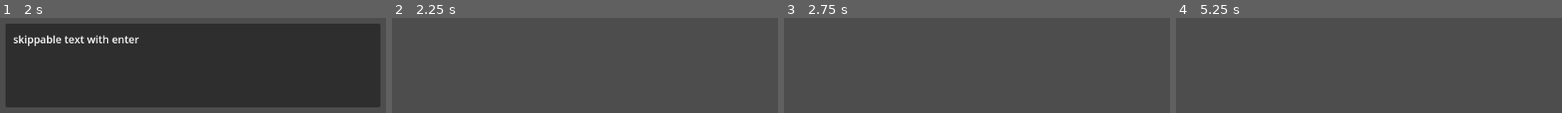
Above: before the commit, frames 1-4 (left to right).
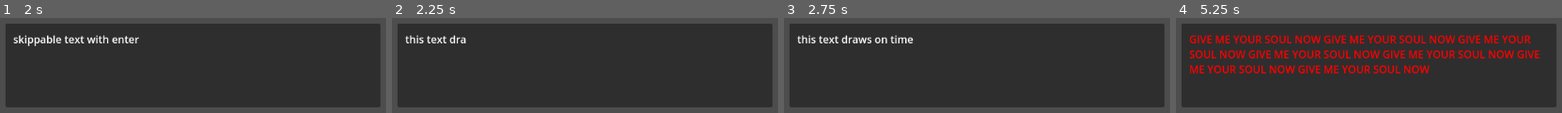
Above: after the commit, the same moments.

Repository: veradesrt/Sreamjam2025
Game: Godot game, scene res://scenes/dialogue/dialogue_test_scene.tscn
Same seed, same stepped clock (60 frames per second), same inputs: the game is played once before the commit and once after it. This scene is started directly instead of the project's main scene.
Inputs (mouse positions are in pixels of both pictures, inside the frame that each line leads up to):
- Up to frame 1 (2 s): tap Enter (enter) at 0.5, 0.6, 1.35 s; move the mouse to (outside the picture) at 0.52 s; hold D (right) 0.53-1.28 s; tap Space at 1.25 s; move the mouse to (outside the picture) at 1.27 s; hold S (backward) from 1.28 s (still down)
- Up to frame 2 (2.25 s): tap Enter (enter) at 2, 2.1 s; move the mouse to (outside the picture) at 2.02 s; release S (backward) at 2.03 s; hold D (right) from 2.03 s (still down)
- Up to frame 3 (2.75 s): keep holding D (right)
- Up to frame 4 (5.25 s): tap Space at 2.75, 5 s; move the mouse to (1330, 26) at 2.77 s; release D (right) at 2.78 s; hold W (forward) 2.78-3.53 s; tap Enter (enter) at 2.85, 3.6, 4.25, 4.35, 5.1 s; move the mouse to (outside the picture) at 3.52 s; hold A (left) 3.53-5.03 s; move the mouse to (outside the picture) at 4.27 s; move the mouse to (outside the picture) at 5.02 s; hold S (backward) from 5.03 s (still down)

Frame 1 is identical in both runs. In frame 2, 85% of the frame differs, in the area x 1-99%, y 5-95%; in frame 3, 85%; in frame 4, 86%.

Commit message:
finished typewrite

Diff:
--- a/resources/dialogue/example.tres
+++ b/resources/dialogue/example.tres
@@ -33,10 +33,46 @@
 [sub_resource type="Resource" id="Resource_fv06a"]
 script = ExtResource("1_kp2jl")
 content = "this text draws on time"
+typewrite_speed = 0.01
 can_skip_write = false
+metadata/_custom_type_script = "uid://jepaqxoulkry"
+
+[sub_resource type="Resource" id="Resource_fao54"]
+script = ExtResource("1_kp2jl")
+content = "oh look! you found a ... [color=gold]Legendary Sword![/color]"
+typewrite_speed = 0.03
+metadata/_custom_type_script = "uid://jepaqxoulkry"
+
+[sub_resource type="Resource" id="Resource_5x06i"]
+script = ExtResource("1_kp2jl")
+content = "That's great, now you can use that power to unleash the ene"
+enable_skip = false
+can_auto_skip = true
+skip_time = 0.05
+typewrite_speed = 0.02
+can_skip_write = false
+metadata/_custom_type_script = "uid://jepaqxoulkry"
+
+[sub_resource type="Resource" id="Resource_twes6"]
+script = ExtResource("1_kp2jl")
+content = "[color=red]GIVE ME YOUR SOUL NOW GIVE ME YOUR SOUL NOW GIVE ME YOUR SOUL NOW GIVE ME YOUR SOUL NOW GIVE ME YOUR SOUL NOW GIVE ME YOUR SOUL NOW GIVE ME YOUR SOUL NOW [/color]"
+typewrite_speed = 0.004
+metadata/_custom_type_script = "uid://jepaqxoulkry"
+
+[sub_resource type="Resource" id="Resource_vqaoa"]
+script = ExtResource("1_kp2jl")
+content = "..."
+typewrite_speed = 0.08
+metadata/_custom_type_script = "uid://jepaqxoulkry"
+
+[sub_resource type="Resource" id="Resource_im0dv"]
+script = ExtResource("1_kp2jl")
+content = "ok that was weird"
+can_auto_skip = true
+typewrite_speed = 0.01
 metadata/_custom_type_script = "uid://jepaqxoulkry"
 
 [resource]
 script = ExtResource("2_utn4e")
-dialogue = Array[ExtResource("1_kp2jl")]([SubResource("Resou …(95 unchanged characters)… e_mtxsd"), SubResource("Resource_fv06a")])
+dialogue = Array[ExtResource("1_kp2jl")]([SubResource("Resou …(95 unchanged characters)… e_mtxsd"), SubResource("Resource_fv06a"), SubResource("Resource_fao54"), SubResource("Resource_5x06i"), SubResource("Resource_twes6"), SubResource("Resource_vqaoa"), SubResource("Resource_im0dv")])
 metadata/_custom_type_script = "uid://d6yrcdl51eli"
--- a/scripts/dialogue/dialogue/DialogueNode.gd
+++ b/scripts/dialogue/dialogue/DialogueNode.gd
@@ -24,6 +24,11 @@
 		elif(cdp.current_text.can_skip_write):
 			show_complete_text()
 
+	if(cdp.current_text.enable_typewrite and cdp.all_text_showed == false):
+		cdp.tick_letter_count += delta
+		if(cdp.tick_letter_count > cdp.current_text.typewrite_speed):
+			next_letter()
+
 func start_dialogue(dialogue : Dialogue) -> void:
 	if(cdp != null):
 		DialogueGlobalEmitter.already_running.emit()
@@ -43,33 +48,25 @@
 	cdp.dialogue_length = cdp.dialogue.dialogue.size()-1
 
 	var ntt : Timer = Timer.new()
-	var nlt : Timer = Timer.new()
-	nlt.one_shot = true
-
 	add_child(ntt)
-	add_child(nlt)
 	cdp.next_text_timer = ntt
-	cdp.next_letter_timer = nlt
 
 	DialogueGlobalEmitter.has_started.emit()
 	next_text()
 
 func end_dialogue() -> void:
 	remove_ui(cdp.dialogue_box)
-	cdp.next_letter_timer.queue_free()
 	cdp.next_text_timer.queue_free()
 	cdp = null
 	DialogueGlobalEmitter.has_ended.emit()
 
 func next_text() -> void:
 
+	cdp.all_text_showed = false
+
 	if(cdp.next_text_timer.timeout.is_connected(next_text)):
 		cdp.next_text_timer.timeout.disconnect(next_text)
-	if(cdp.next_letter_timer.timeout.is_connected(next_letter)):
-		cdp.next_letter_timer.timeout.disconnect(next_letter)
 
-	if(!cdp.next_letter_timer.is_stopped()):
-		cdp.next_letter_timer.stop()
 	if(!cdp.next_text_timer.is_stopped()):
 		cdp.next_text_timer.stop()
 
@@ -86,30 +83,36 @@
 	cdp.next_text_timer.timeout.connect(next_text)
 
 	if(new_text.enable_typewrite):
-		cdp.next_letter_timer.timeout.connect(next_letter)
-		cdp.next_letter_timer.wait_time = cdp.current_text.speed
 		next_letter()
 	else:
 		finish_text()
 
 
 func next_letter() -> void:
-	cdp.current_letter_count+=1
+	cdp.current_letter_count += cdp.current_text.letters_per_write
+	cdp.tick_letter_count -= cdp.current_text.typewrite_speed
 	var content : String = cdp.current_text.content
+
+	if(cdp.current_letter_count == 0):
+		cdp.tick_letter_count = 0
 
 	if(cdp.current_letter_count > content.length() -1):
 		finish_text()
+		cdp.tick_letter_count = 0
+		cdp.current_letter_count = -1
 		return
 
 	if(content[cdp.current_letter_count] == "["):
-		for i in content.length() - cdp.current_letter_count:
+		for i in content.length():
 			cdp.current_letter_count+=1
 			if(content[cdp.current_letter_count] == "]"):
+				cdp.current_letter_count+=1
 				break
+
+	cdp.current_letter_count = clamp(cdp.current_letter_count,0,content.length())
 
 	var new_content : String = content.substr(0,cdp.current_letter_count)
 	cdp.dialogue_box.set_text(new_content)
-	cdp.next_letter_timer.start()
 
 func finish_text() -> void:
 	show_complete_text()
--- a/scripts/dialogue/dialogue/DialogueProcess.gd
+++ b/scripts/dialogue/dialogue/DialogueProcess.gd
@@ -4,10 +4,15 @@
 var all_text_showed : bool
 var dialogue : Dialogue
 var dialogue_length : int
+
+#for text
 var current_text : Text
 var current_text_count : int = -1
+
+#for typewrite
 var current_letter_count : int = -1
+var tick_letter_count : float = 0
 
+#nodes
 var next_text_timer : Timer
-var next_letter_timer : Timer
 var dialogue_box : DialogueBoxUI
--- a/scripts/dialogue/text/Text.gd
+++ b/scripts/dialogue/text/Text.gd
@@ -13,5 +13,6 @@
 
 @export_group("Typewrite")
 @export var enable_typewrite : bool = true
-@export var speed : float = 0.1
+@export var typewrite_speed : float = 0.1
+@export var letters_per_write : int = 1
 @export var can_skip_write : bool = true
Not shown: 1 places in resources/dialogue/example.tres that only renumber resources
